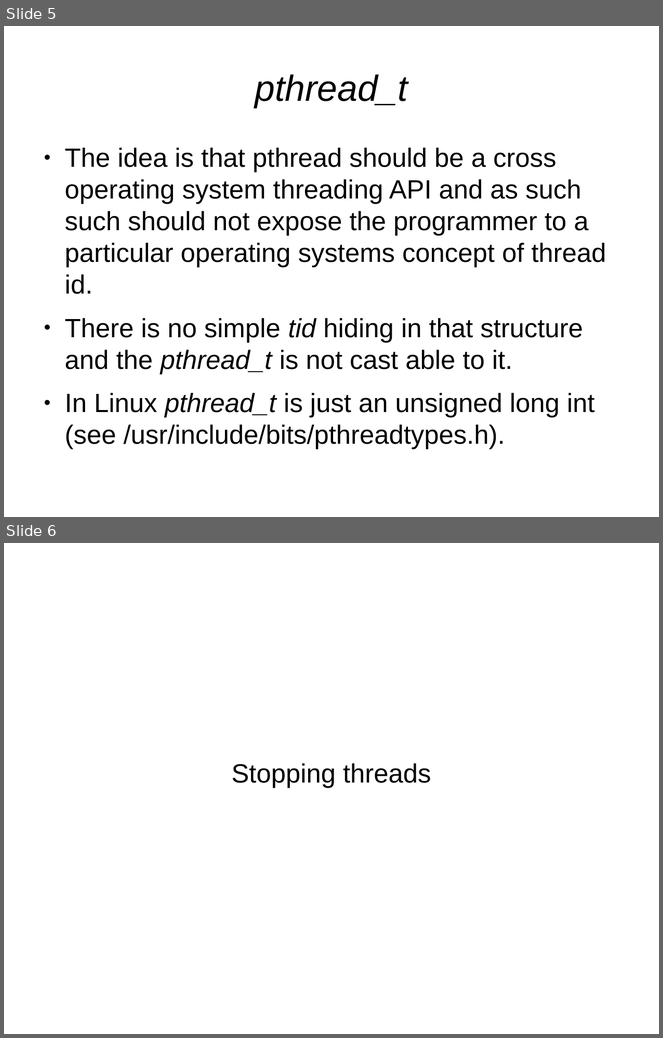
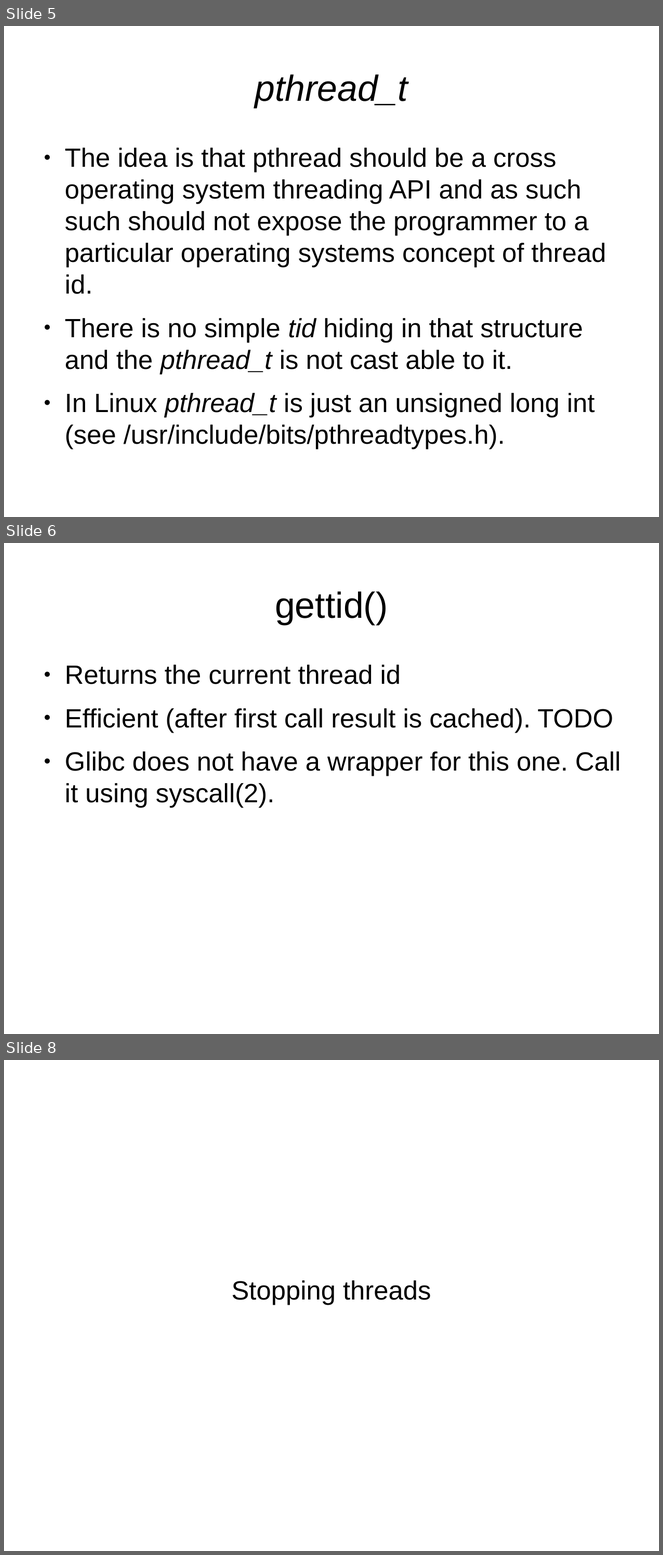
Before and after one commit to veltzer/demos-linux, a slide deck: src/user_space/threading/pthreads_linux.odp. Shown one above the other, each under a label of ours: slides 5 and 6 before the commit, slides 5, 6 and 8 after it; the slides between them are not shown. The pictures are 663x1038 and 663x1555 pixels, drawn with LibreOffice and Linux fonts; fonts in the diff are those of the drawing. Boxes give left, top, right and bottom in pixels: in the first picture for what was removed or moved away, otherwise in the second. Text is boxed around its words. In the diff, an @@ line names an element or a change of style, - is before the commit and + after.

```diff
--- a/src/user_space/threading/pthreads_linux.odp
+++ b/src/user_space/threading/pthreads_linux.odp
@@ slide 6 added at (4,543,659,1034), background #FFFFFF @@
@@ title added at (275,591,388,625), 44 pt, text #000000 @@
+gettid()
@@ text added at (65,665,621,808), 32 pt, text #000000 @@
+● Returns the current thread id
+● Efficient (after first call result is cached). TODO
+● Glibc does not have a wrapper for this one. Call it using syscall(2).
@@ what was slide 6 is now slide 8 @@
```
Also in this commit, not shown: 1 other slide added, 3 other files.
